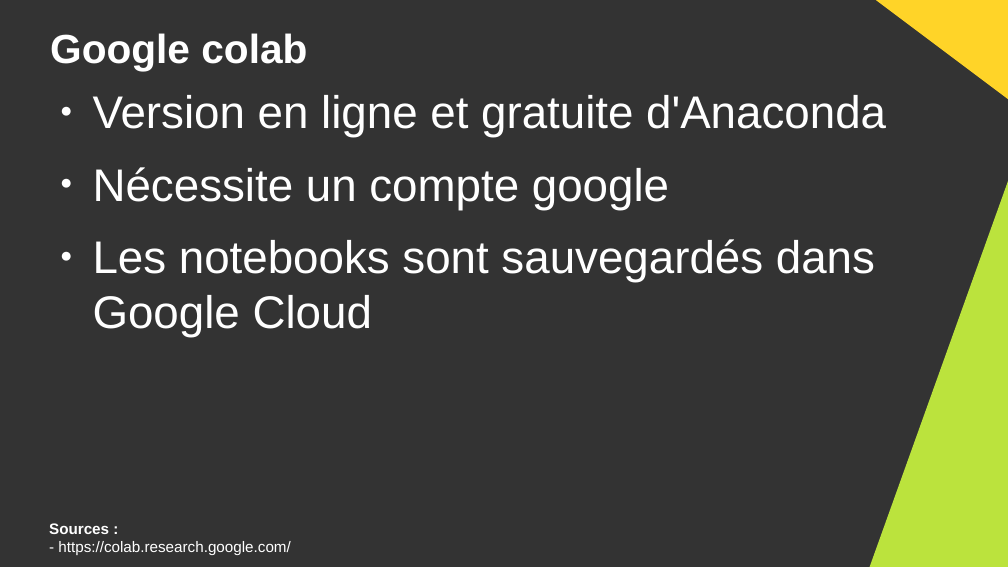
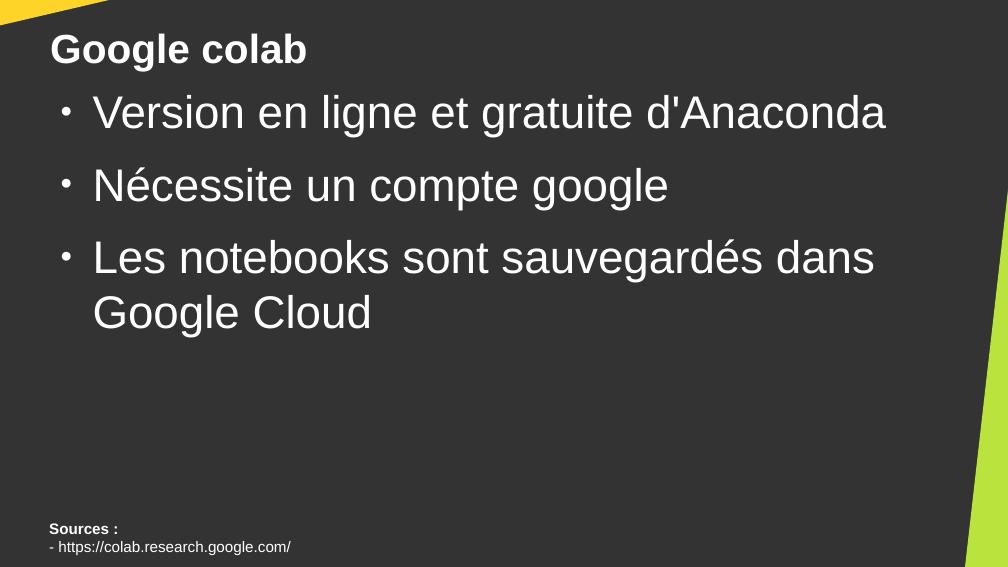
Before and after one commit to DanYellow/cours, a slide deck: slide 6 of big-data-s4/travaux-pratiques/numero-4/presentation.odp. Drawn at 1008x567 pixels with LibreOffice and Linux fonts; fonts in the diff are those of the drawing. Boxes give left, top, right and bottom in pixels: in the first picture for what was removed or moved away, otherwise in the second. Text is boxed around its words. In the diff, an @@ line names an element or a change of style, - is before the commit and + after.

```diff
--- a/big-data-s4/travaux-pratiques/numero-4/presentation.odp
+++ b/big-data-s4/travaux-pratiques/numero-4/presentation.odp
@@ right triangle added at (0, 0, 132, 29), fill #FFD428 @@
@@ right triangle removed at (869, 0, 1008, 104) @@
@@ right triangle: place and size @@
-right triangle at (869, 177, 1008, 567)
+right triangle at (965, 177, 1008, 567)
```
Also in this commit, not shown: 6 other slides changed, 8 other files.
